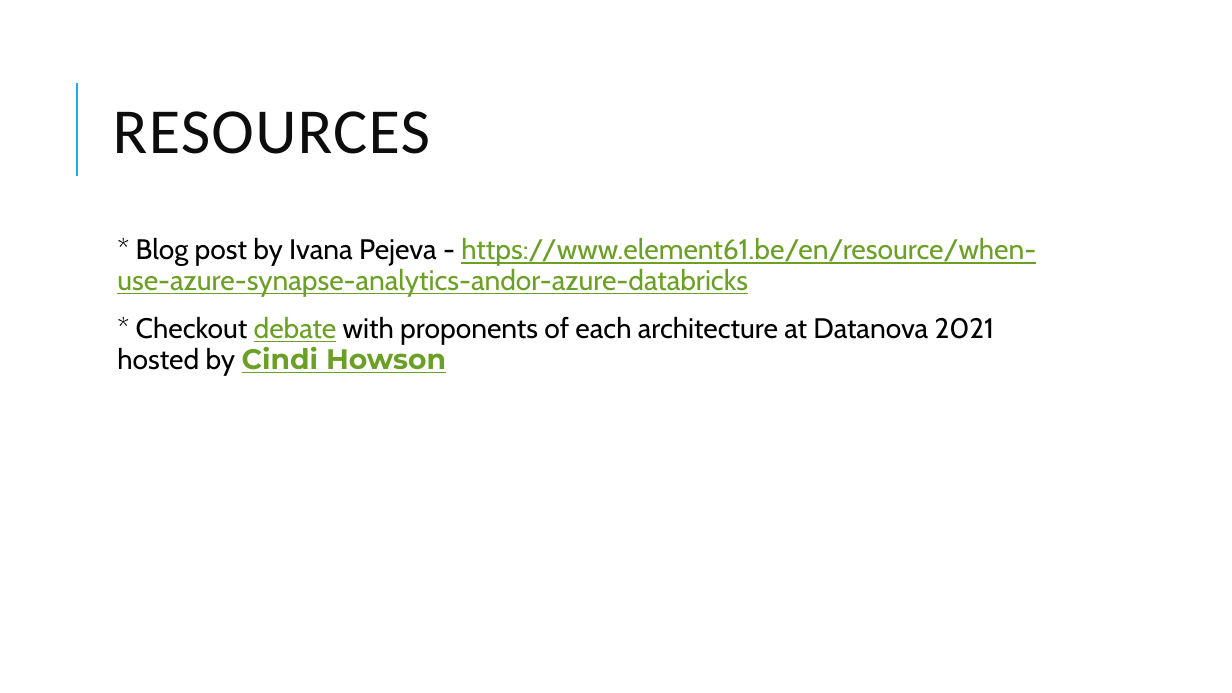
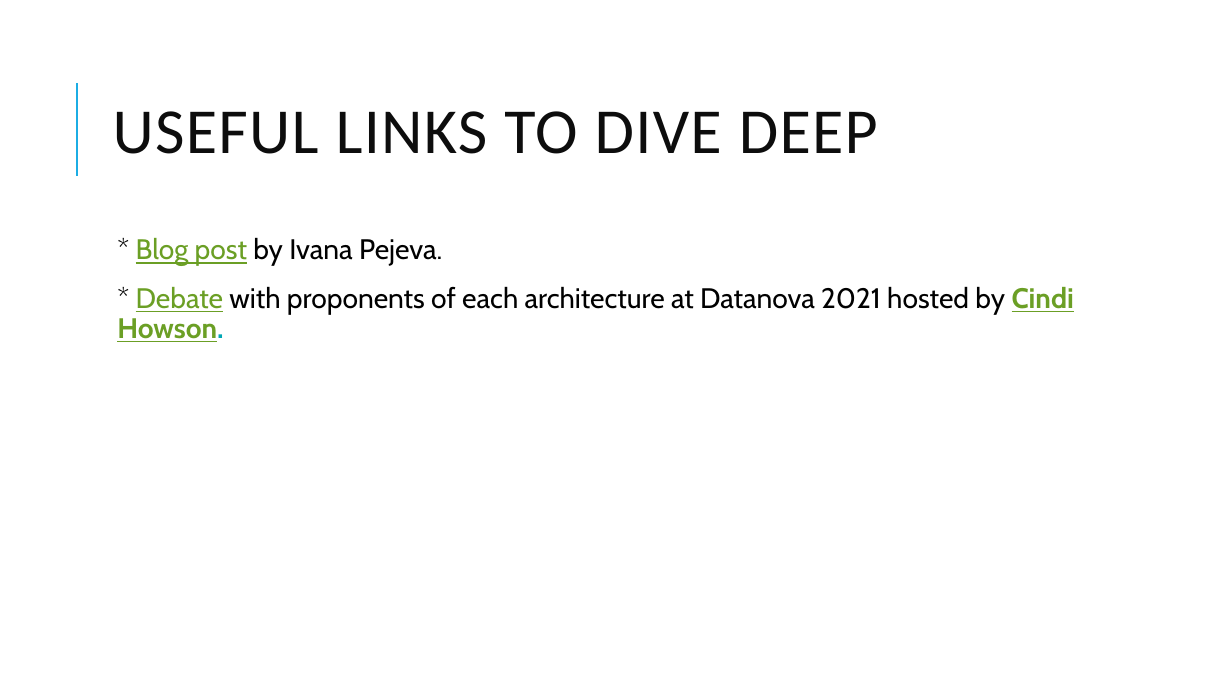
Before and after one commit to dinesarun/common, a slide deck: slide 21 of sessions/GAB 2021/Choosing right Data Service.pptx (slide 20 before the commit). Drawn at 1232x693 pixels with LibreOffice and Linux fonts; fonts in the diff are those of the drawing. Boxes give left, top, right and bottom in pixels: in the first picture for what was removed or moved away, otherwise in the second. Text is boxed around its words. In the diff, an @@ line names an element or a change of style, - is before the commit and + after.

```diff
--- a/sessions/GAB 2021/Choosing right Data Service.pptx
+++ b/sessions/GAB 2021/Choosing right Data Service.pptx
@@ title at <box>113,111,878,154</box>: text changed @@
-RESOURCES
+USEFUL LINKS TO DIVE DEEP
@@ text at <box>117,237,1074,342</box>: text changed; text colour #6B9F25 to #000000 @@
-  * Blog post by Ivana Pejeva - https://www.element61.be/en/resource/when-use-azure-synapse-analytics-andor-azure-databricks
-  * Checkout debate with proponents of each architecture at Datanova 2021 hosted by Cindi Howson
+  * Blog post by Ivana Pejeva.
+  * Debate with proponents of each architecture at Datanova 2021 hosted by Cindi Howson.
```
Also in this commit, not shown: 15 other slides changed, 3 slides added, 2 slides removed.
